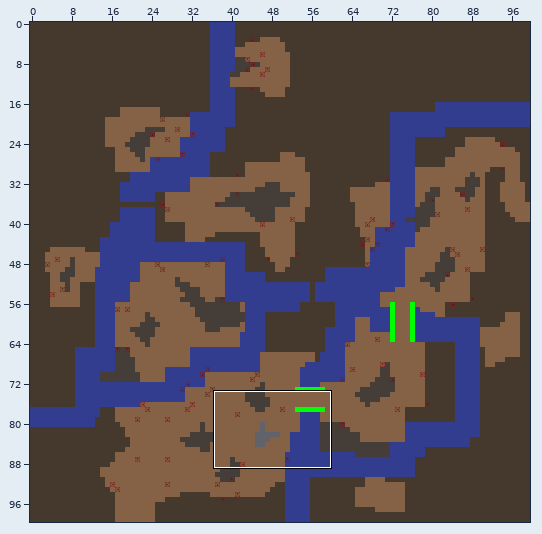
Level history. Tiled map: assets/Tiled/RockPlain.tmx. Above: a wide view before the commit, with the close-up outlined.
Close-up. As it was:
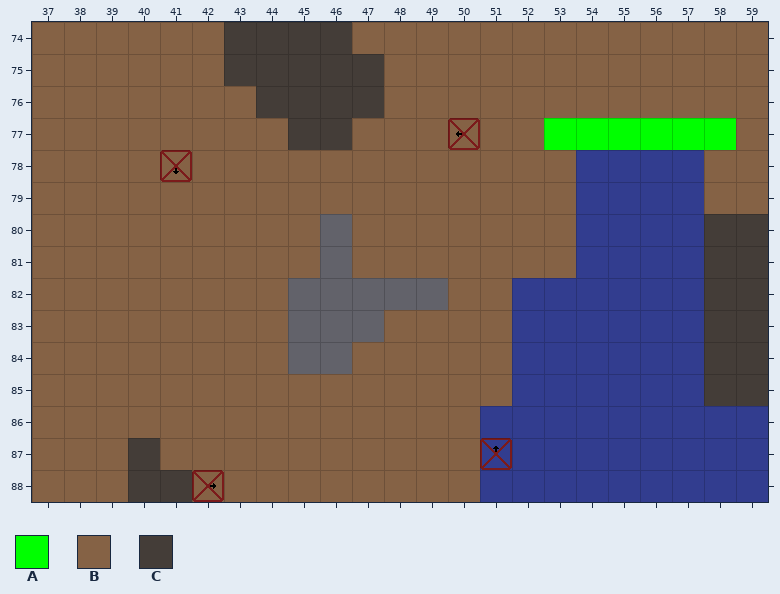
Cells are 32x32 px. Shown: x 37..59, y 74..88.
Key: from "Tileset_PlaceHolder": A 51, B 351, C 353.
_ is an empty cell, # one hidden under a higher layer.
Layers that did not change in this view are not listed.
Layer "Bordure" before, first column x 37:
74 BBBBBBCCCCBBBBBBBBBBBBB
75 BBBBBBCCCCCBBBBBBBBBBBB
76 BBBBBBBCCCCBBBBBBBBBBBB
77 BBBBBBBBCCBBBBBBAAAAAAB
78 BBBBBBBBBBBBBBBBB####BB
79 BBBBBBBBBBBBBBBBB####BB
80 BBBBBBBBB_BBBBBBB####CC
81 BBBBBBBBB_BBBBBBB####CC
82 BBBBBBBB_____BB######CC
83 BBBBBBBB___BBBB######CC
84 BBBBBBBB__BBBBB######CC
85 BBBBBBBBBBBBBBB######CC
86 BBBBBBBBBBBBBB#########
87 BBBCBBBBBBBBBB#########
88 BBBCCBBBBBBBBB#########
Once edited:
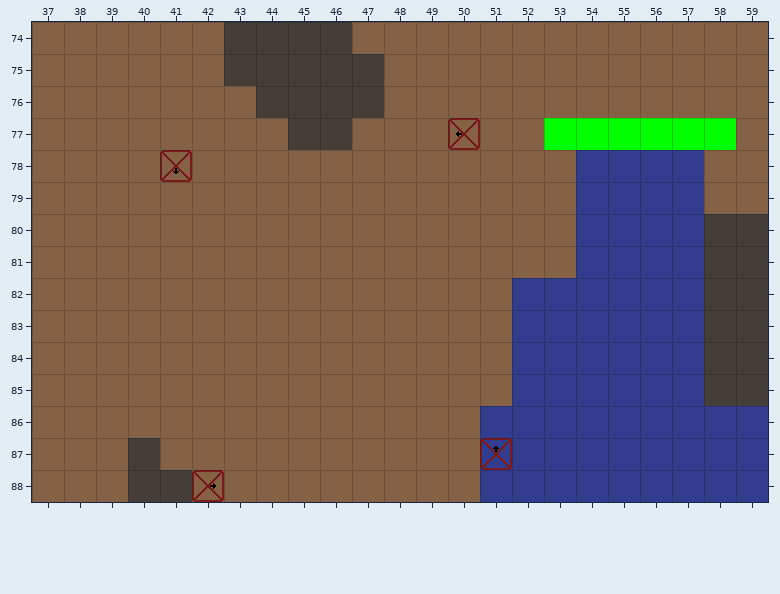
Diff:
Changed rows in their new state; . is an unchanged cell.
Layer "Bordure":
first column x 45:
80 .B...
81 .B...
82 BBBBB
83 BBB..
84 BB...
Pixel boxes of the changes (left, top, right, bottom) in both close-ups:
added: (288, 214, 448, 374)
